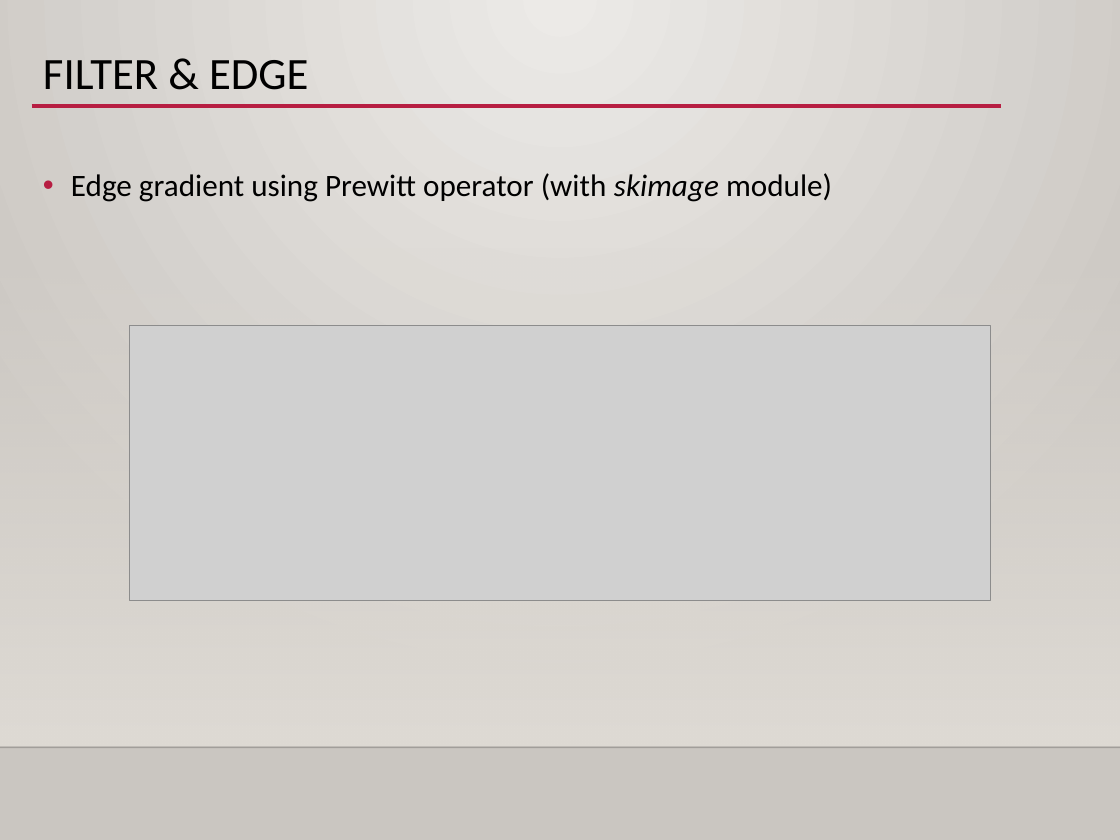
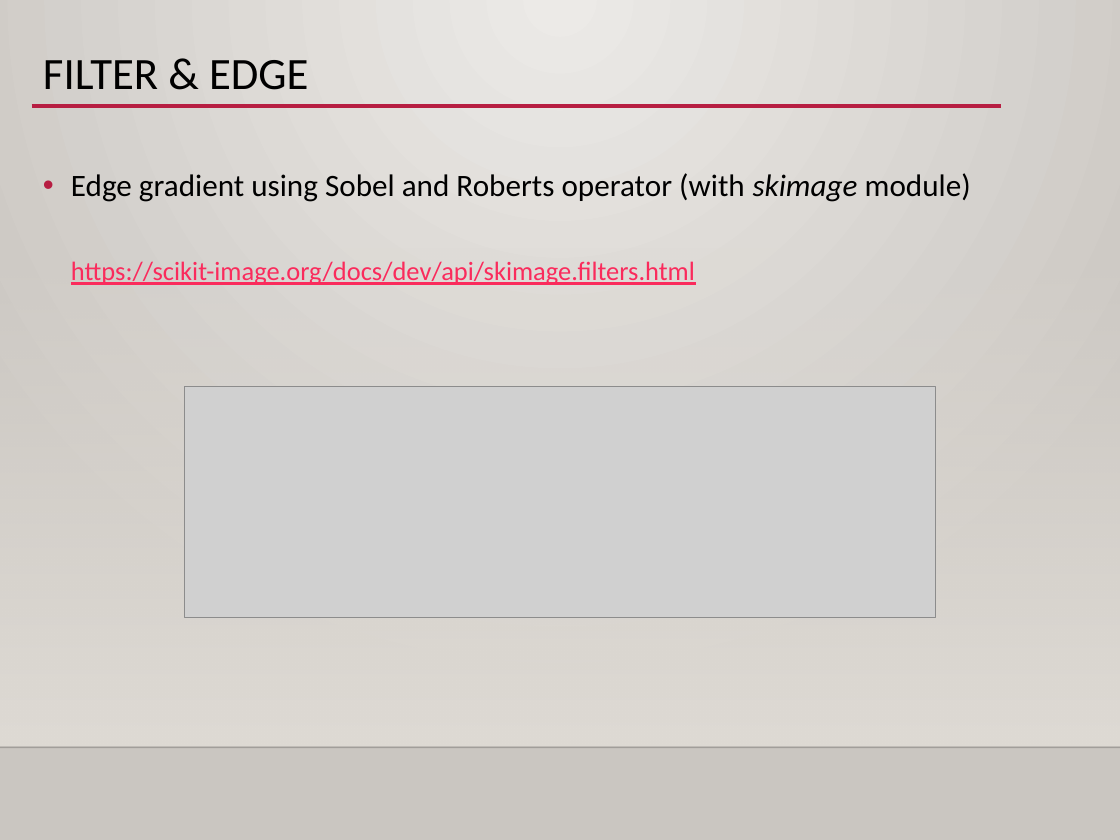
Before and after one commit to jelee2498/SDS, a slide deck: slide 11 of Day2/ex2-1_edge_detection/ex2-1_edge_detection.pptx. Drawn at 1120x840 pixels with LibreOffice and Linux fonts; fonts in the diff are those of the drawing; grey boxes stand for pictures; background and template pictures are left out. Boxes give left, top, right and bottom in pixels: in the first picture for what was removed or moved away, otherwise in the second. Text is boxed around its words. In the diff, an @@ line names an element or a change of style, - is before the commit and + after.

```diff
--- a/Day2/ex2-1_edge_detection/ex2-1_edge_detection.pptx
+++ b/Day2/ex2-1_edge_detection/ex2-1_edge_detection.pptx
@@ text at (x1=71, y1=173, x2=971, y2=285): text changed @@
-• Edge gradient using Prewitt operator (with skimage module)
+• Edge gradient using Sobel and Roberts operator (with skimage module)
+  https://scikit-image.org/docs/dev/api/skimage.filters.html
@@ picture resized from (x1=129, y1=326, x2=990, y2=600) to (x1=185, y1=386, x2=936, y2=617) @@
```
Also in this commit, not shown: 14 other slides changed, 7 slides added, 1 slide removed, 12 other files.
